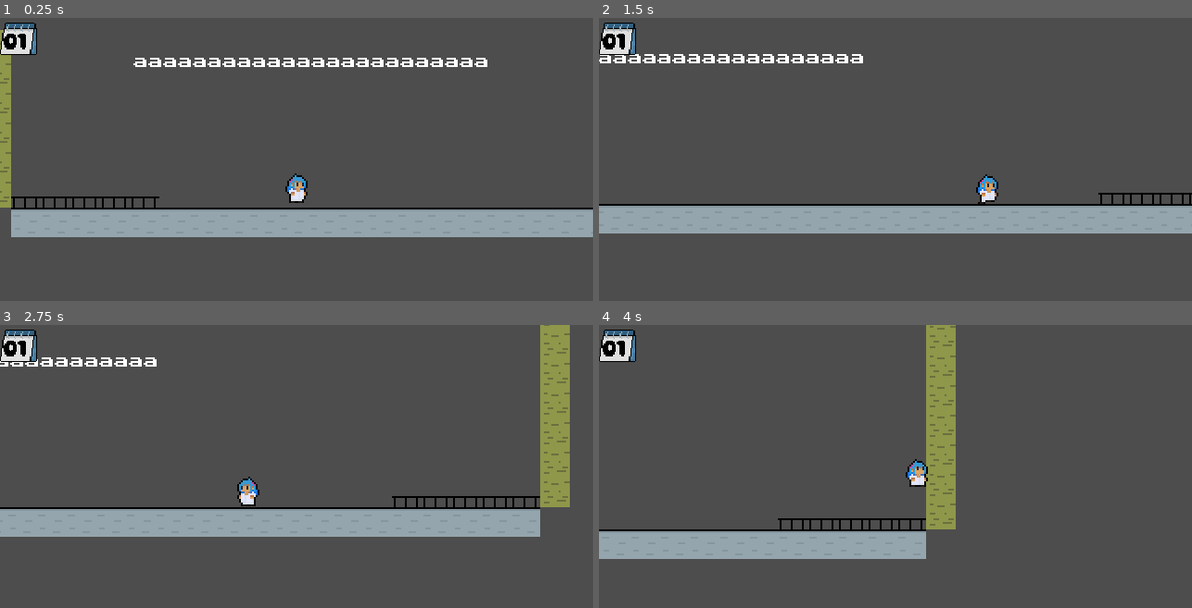
Above: before the commit, frames 1-4 (two rows, left to right).
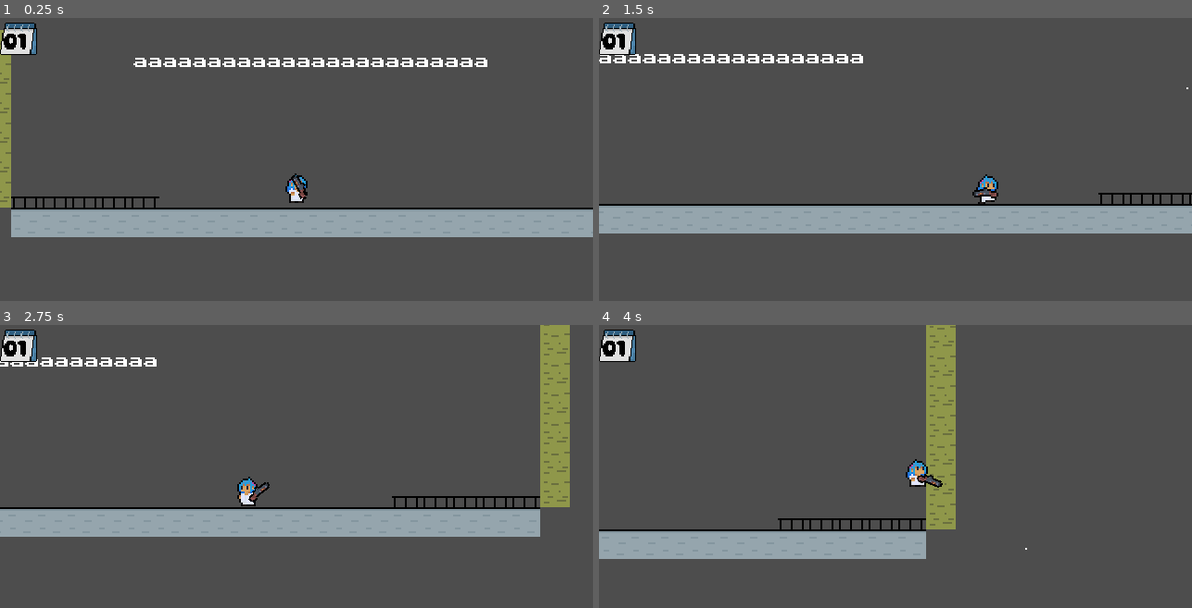
Above: after the commit, the same moments.

Repository: psychologicaljourney/jamsepticeye
Game: Godot game, scene res://scene/main.tscn
The game is run twice, just before and just after one commit, with the same random seed, the same clock (stepped at 60 frames per second) and the same inputs.
Inputs (mouse positions are in pixels of both pictures, inside the frame that each line leads up to):
- Up to frame 1 (0.25 s): no input
- Up to frame 2 (1.5 s): move the mouse to (1025, 167) at 0.52 s; hold D (right) from 0.53 s (still down); click (1025, 167) at 0.6 s; tap W (jump) at 0.77 s; move the mouse to (776, 201) at 1.27 s; tap Shift (dash) at 1.35 s
- Up to frame 3 (2.75 s): tap W (jump) at 1.52 s; click (177, 508) at 1.55 s; move the mouse to (355, 418) at 2.02 s; release D (right) at 2.03 s; hold A (left) from 2.03 s (still down); click (355, 418) at 2.1 s
- Up to frame 4 (4 s): move the mouse to (865, 557) at 2.77 s; release A (left) at 2.78 s; hold D (right) from 2.78 s (still down); click (865, 557) at 2.85 s; tap W (jump) at 3.02, 3.77 s; move the mouse to (1073, 540) at 3.52 s; tap Shift (dash) at 3.6 s; click (1073, 540) at 3.8 s

The runs differ from the first frame. In frame 1, 0.1% of the frame differs, in the area x 49-52%, y 55-65%; in frame 2, 0.1%; in frame 3, less than 0.1%; in frame 4, 0.1%, in the area x 53-73%, y 52-80%.

Commit message:
Add (semi)functional shotgun
On character by default for now, needs to be changed.
Will add damage to bullets in a sec.

Diff:
--- a/project.godot
+++ b/project.godot
@@ -48,6 +48,12 @@
 dash={
 "deadzone": 0.2,
 "events": [Object(InputEventKey,"resource_local_to_scene":false,"resource_name":"","device":-1,"window_id":0,"alt_press …(195 unchanged characters)…
+, Object(InputEventJoypadMotion,"resource_local_to_scene":false,"resource_name":"","device":-1,"axis":4,"axis_value":1.0,"script":null)
+]
+}
+shoot={
+"deadzone": 0.2,
+"events": [Object(InputEventMouseButton,"resource_local_to_scene":false,"resource_name":"","device":-1,"window_id":0,"alt_pressed":false,"shift_pressed":false,"ctrl_pressed":false,"meta_pressed":false,"button_mask":0,"position":Vector2(0, 0),"global_position":Vector2(0, 0),"factor":1.0,"button_index":1,"canceled":false,"pressed":false,"double_click":false,"script":null)
 , Object(InputEventJoypadMotion,"resource_local_to_scene":false,"resource_name":"","device":-1,"axis":5,"axis_value":1.0,"script":null)
 ]
 }
--- /dev/null
+++ b/scene/bullet.tscn
@@ -0,0 +1,10 @@
+[gd_scene load_steps=3 format=3 uid="uid://ddbswuoahrdsa"]
+
+[ext_resource type="Texture2D" uid="uid://dndwwr2p4g000" path="res://sprite/a singular white pixel that may or may not have a use later on.png" id="1_qwydi"]
+[ext_resource type="Script" uid="uid://dvfk6dr5lkj55" path="res://script/bullet.gd" id="1_xw300"]
+
+[node name="Bullet" type="Node2D"]
+script = ExtResource("1_xw300")
+
+[node name="Sprite2D" type="Sprite2D" parent="."]
+texture = ExtResource("1_qwydi")
--- a/scene/player.tscn
+++ b/scene/player.tscn
@@ -9,6 +9,7 @@
 [ext_resource type="Script" uid="uid://dbwftt4177nje" path="res://script/states/player/PlayerWalk.gd" id="7_hp4bs"]
 [ext_resource type="Script" uid="uid://ctyytvl1qd83e" path="res://script/states/player/PlayerJump.gd" id="8_g2vtq"]
 [ext_resource type="Script" uid="uid://ddxrwugjppvyb" path="res://script/states/player/PlayerDash.gd" id="9_2fvbb"]
+[ext_resource type="PackedScene" uid="uid://d0mtxm1eydlc5" path="res://scene/shotgun.tscn" id="10_ml7e8"]
 
 [sub_resource type="AtlasTexture" id="AtlasTexture_s4jxa"]
 atlas = ExtResource("2_ct4mp")
@@ -181,5 +182,8 @@
 
 [node name="DashCooldown" type="Timer" parent="StateMachine/Dash"]
 
+[node name="Shotgun" parent="." instance=ExtResource("10_ml7e8")]
+position = Vector2(3, 3)
+
 [connection signal="timeout" from="StateMachine/Dash/DashTimer" to="StateMachine/Dash" method="DashTimerOut"]
 [connection signal="timeout" from="StateMachine/Dash/DashCooldown" to="StateMachine/Walk" method="DashCooldownOut"]
--- /dev/null
+++ b/scene/shotgun.tscn
@@ -0,0 +1,19 @@
+[gd_scene load_steps=3 format=3 uid="uid://d0mtxm1eydlc5"]
+
+[ext_resource type="Texture2D" uid="uid://kfhi5vlg8h1n" path="res://sprite/shotgun.png" id="1_egs87"]
+[ext_resource type="Script" uid="uid://dpqman6kv1i72" path="res://script/shotgun.gd" id="1_v3i1e"]
+
+[node name="Shotgun" type="Node2D"]
+script = ExtResource("1_v3i1e")
+
+[node name="Sprite2D" type="Sprite2D" parent="."]
+position = Vector2(3, -4)
+texture = ExtResource("1_egs87")
+
+[node name="Marker2D" type="Marker2D" parent="."]
+position = Vector2(11, -1)
+
+[node name="Cooldown" type="Timer" parent="."]
+wait_time = 0.5
+
+[connection signal="timeout" from="Cooldown" to="." method="ShootCooldown"]
--- /dev/null
+++ b/script/bullet.gd
@@ -0,0 +1,6 @@
+extends Node2D
+
+const speed = 300
+
+func _process(delta: float):
+	position +=  transform.x * speed * delta
--- /dev/null
+++ b/script/shotgun.gd
@@ -0,0 +1,23 @@
+extends Node2D
+
+const bullet = preload("res://scene/bullet.tscn")
+var BulletCooldown
+
+func _process(_delta):
+	look_at(get_global_mouse_position())
+	rotation_degrees = wrap(rotation_degrees, 0, 360)
+	if rotation_degrees > 90 and rotation_degrees < 270:
+		scale.y = -1
+	else:
+		scale.y = 1
+	if Input.is_action_just_pressed("shoot"):
+		if not BulletCooldown:
+			BulletCooldown = true
+			var bullet_instance = bullet.instantiate()
+			$Cooldown.start()
+			get_tree().root.add_child(bullet_instance)
+			bullet_instance.global_position = $Marker2D.global_position
+			bullet_instance.rotation = rotation
+
+func ShootCooldown():
+	BulletCooldown = false
Not shown: 1 places in scene/player.tscn that only renumber resources
Not shown, added: script/bullet.gd.uid
Not shown, added: script/shotgun.gd.uid
